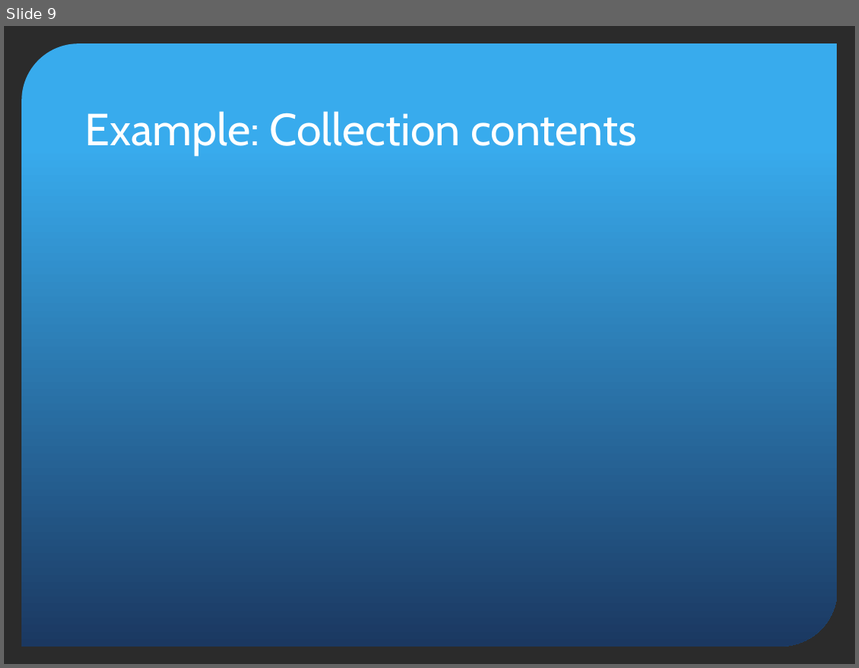
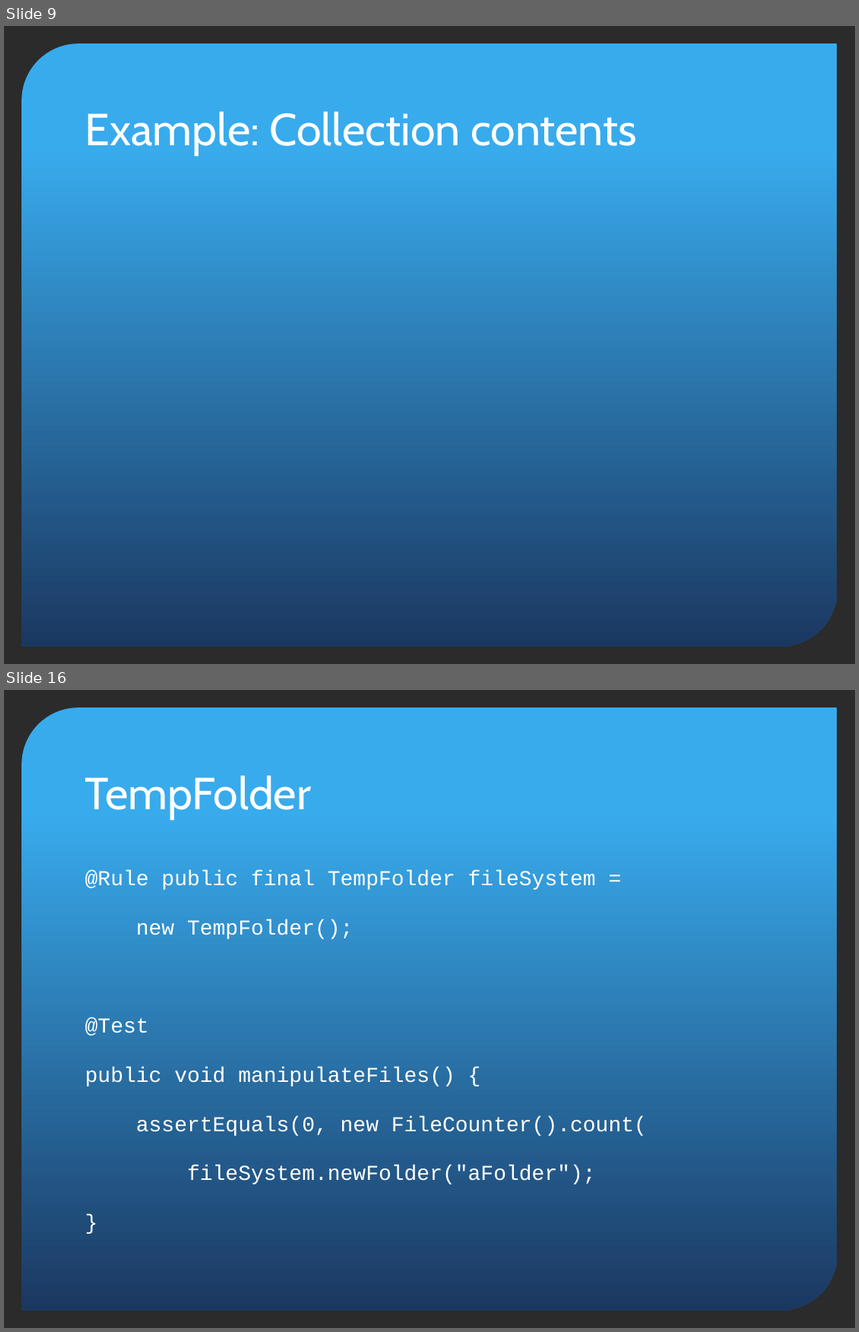
Before and after one commit to pholser/bending-junit, a slide deck: bending-junit.pptx. Shown one above the other, each under a label of ours: slide 9 before the commit, slides 9 and 16 after it; the slides between them are not shown. The pictures are 859x668 and 859x1332 pixels, drawn with LibreOffice and Linux fonts; fonts in the diff are those of the drawing; background and template pictures are left out; a plain dark background stands for a picture behind light text. Boxes give left, top, right and bottom in pixels: in the first picture for what was removed or moved away, otherwise in the second. Text is boxed around its words. In the diff, an @@ line names an element or a change of style, - is before the commit and + after.

```diff
--- a/bending-junit.pptx
+++ b/bending-junit.pptx
@@ slide 16 added at (4, 690, 855, 1328), background picture (left out); not listed: 1 template element that a slide beside it also shows @@
@@ title added at (85, 775, 311, 819), 38 pt, text #FFFFFF @@
+TempFolder
@@ text added at (85, 870, 647, 1185), 18 pt, text #FFFFFF @@
+@Rule public final TempFolder fileSystem =
+new TempFolder();
+@Test
+public void manipulateFiles() {
+assertEquals(0, new FileCounter().count(
+fileSystem.newFolder("aFolder");
+}
```
Also in this commit, not shown: 1 slide changed, 5 other slides added.
